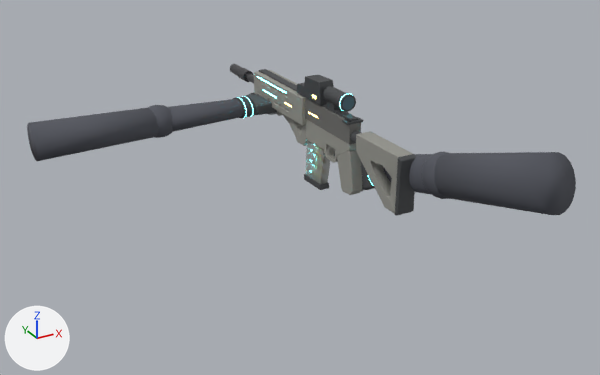
What one commit did to the Blender file blender/xmr4.blend.
Rendered twice from a 50 mm camera at (-1.0, -1.581, 0.735) aimed at (-0.134, -0.007, -0.052). The lights are fixed; the arrows at lower left show +X, +Y and +Z. The older version comes first.

Script lines for the objects in view, before the commit:
```python
ob_buttpad = bpy.data.objects.new('ButtPad', me_buttpad)
ob_buttpad.parent = ob_xmr4
ob_buttpad.location = (0.0, 0.0, 0.0)
ob_glovemesh_l = bpy.data.objects.new('GloveMesh.L', me_glovemesh_l_001)
ob_glovemesh_l.location = (-0.073, 0.398, 0.021)
ob_glovemesh_l.rotation_euler = (-3.142, 0.0, 1.571)  # degrees (-180, 0, 90)
ob_stock = bpy.data.objects.new('Stock', me_stock)
ob_stock.parent = ob_xmr4
ob_stock.location = (0.0, 0.0, 0.0)
# also in view: 'GloveMesh.R' at (0.032, -0.279, 0.052); 'Upper' at (0.0, 0.076, 0.07); 'Magazine' at (0.0, 0.141, -0.063); 'HoloSight' at (0.0, 0.159, 0.13); 'Lower' at (0.0, 0.074, 0.007)
```
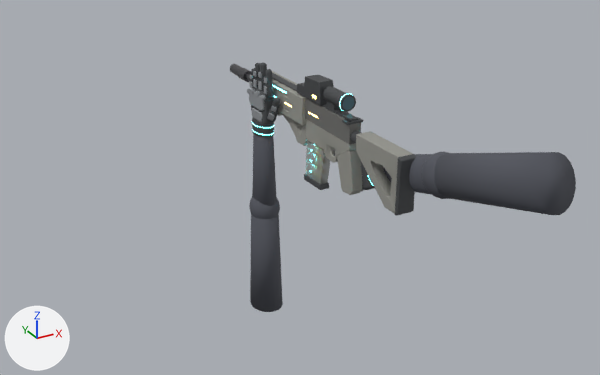
What the commit changed:
Object 'GloveMesh.L' (ob_glovemesh_l) moves from (-0.073, 0.398, 0.021) to (-0.044, 0.372, -0.017).
Object 'GloveMesh.L' (ob_glovemesh_l) turns from (-180, 0, 90) to (90, 0, -90) degrees about x, y and z.

Changed parts and their boxes [x1, y1, x2, y2] in the pictures (600 x 375 px):
'GloveMesh.L', moved, turned
    before: [27, 93, 277, 161]
    after: [247, 62, 283, 312]
